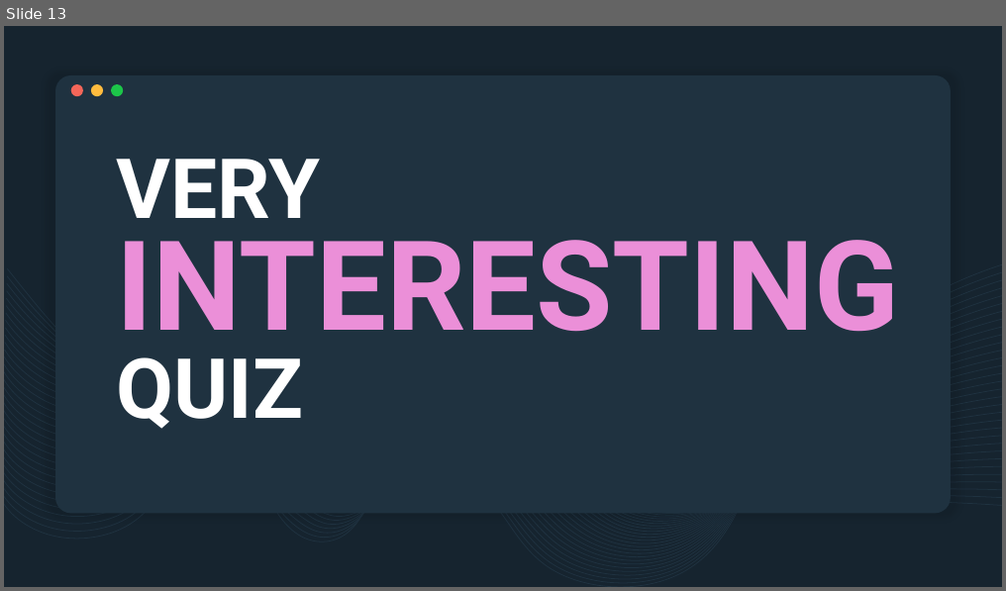
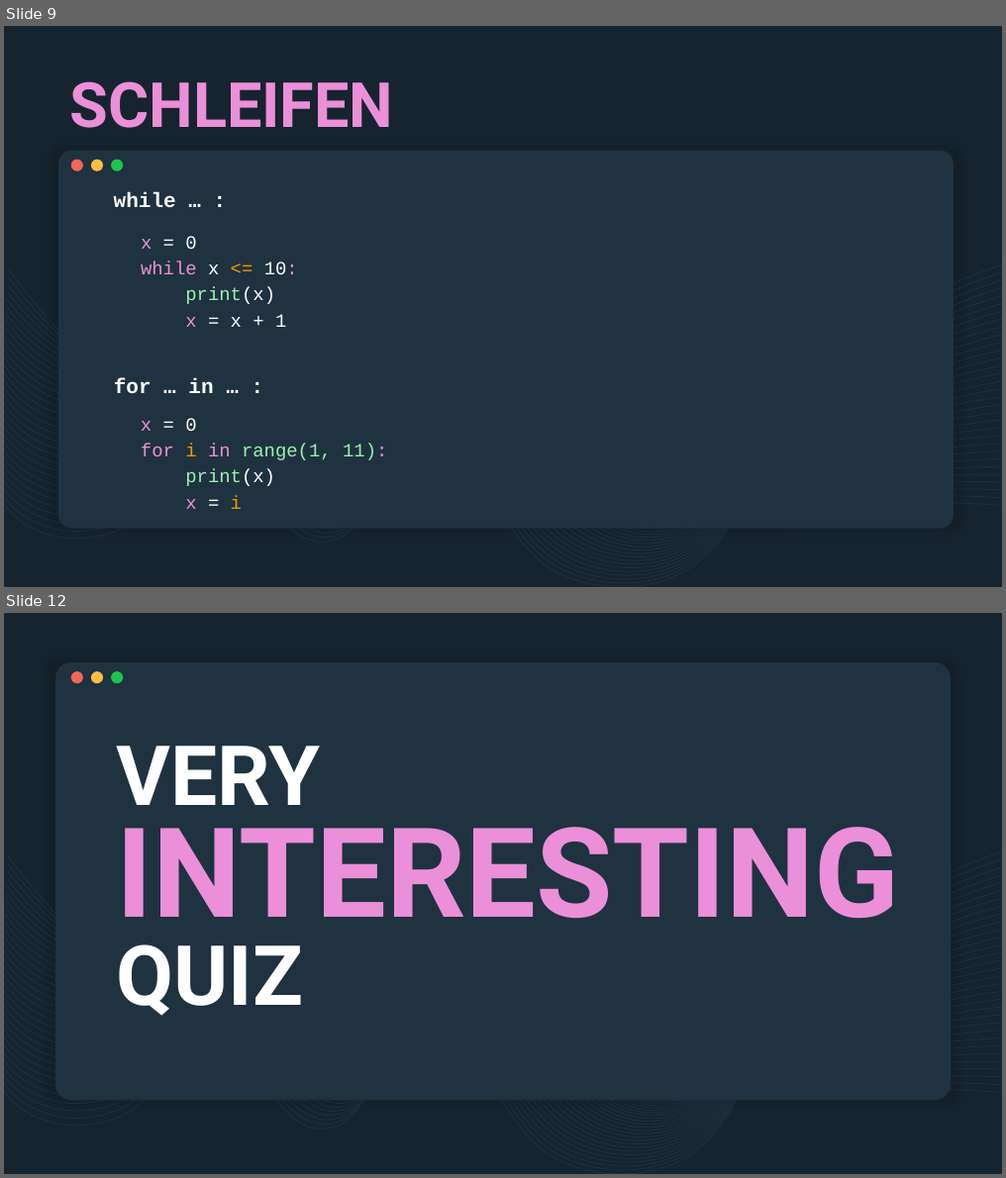
Before and after one commit to derech1e/python-beginner-course, a slide deck: 002/lesson_2.pptx. Shown one above the other, each under a label of ours: slide 13 before the commit, slides 9 and 12 after it; the slides between them are not shown. The pictures are 1006x591 and 1006x1178 pixels, drawn with LibreOffice and Linux fonts; fonts in the diff are those of the drawing. Boxes give left, top, right and bottom in pixels: in the first picture for what was removed or moved away, otherwise in the second. Text is boxed around its words. In the diff, an @@ line names an element or a change of style, - is before the commit and + after.

```diff
--- a/002/lesson_2.pptx
+++ b/002/lesson_2.pptx
@@ slide 9 added at box(4, 26, 1002, 587), background #16242F; not listed: 32 template elements that a slide beside it also shows @@
@@ title added at box(70, 81, 394, 128), 60 pt, text #EB8FD8, bold @@
+SCHLEIFEN
@@ rounded rectangle added at box(58, 151, 954, 528), fill #1F3240 @@
@@ ellipse added at box(71, 160, 83, 172), fill #F46659 @@
@@ ellipse added at box(91, 160, 103, 172), fill #FFBC3E @@
@@ ellipse added at box(111, 160, 123, 172), fill #1CC549 @@
@@ subtitle added at box(114, 192, 176, 207), 20 pt, text #FFFFFF, bold @@
+while … :
@@ text added at box(141, 236, 298, 327), 18 pt, text #FFFFFF @@
+x = 0
+while x <= 10:
+print(x)
+x = x + 1
@@ text added at box(114, 378, 213, 394), 20 pt, text #FFFFFF, bold @@
+for … in … :
@@ text added at box(141, 418, 387, 509), 18 pt, text #9BF1B2 @@
+x = 0
+for i in range(1, 11):
+print(x)
+x = i
@@ what was slide 13 is now slide 12 @@
```
Also in this commit, not shown: 3 slides changed, 8 other slides added, 10 slides removed, 2 other files.
